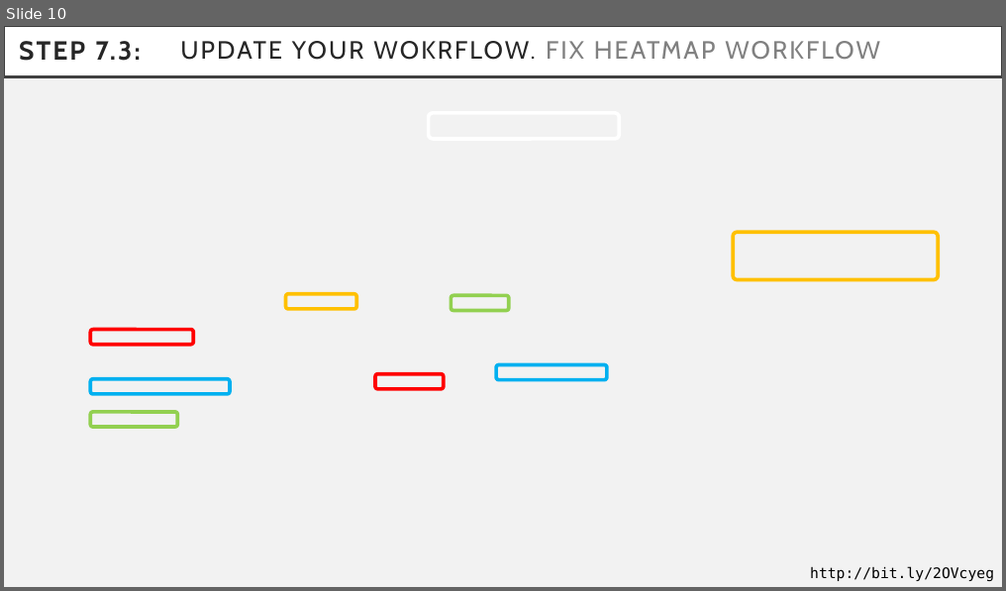
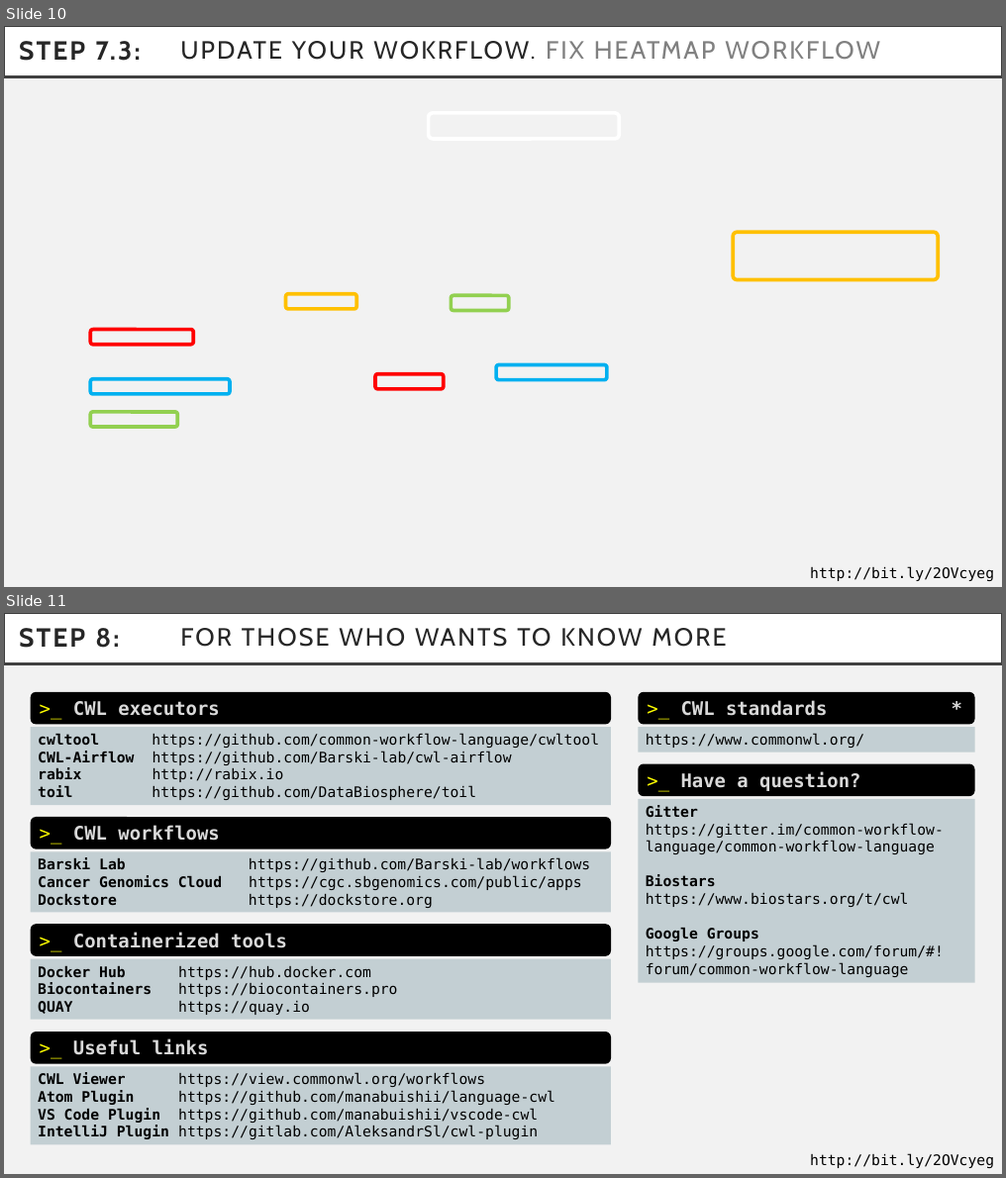
Before and after one commit to michael-kotliar/cwl_training, a slide deck: slides/cwl_workshop.pptx. Shown one above the other, each under a label of ours: slide 10 before the commit, slides 10 and 11 after it. The pictures are 1006x591 and 1006x1178 pixels, drawn with LibreOffice and Linux fonts; fonts in the diff are those of the drawing; background and template pictures are left out. Boxes give left, top, right and bottom in pixels: in the first picture for what was removed or moved away, otherwise in the second. Text is boxed around its words. In the diff, an @@ line names an element or a change of style, - is before the commit and + after.

Commit message:
Update sclides

```diff
--- a/slides/cwl_workshop.pptx
+++ b/slides/cwl_workshop.pptx
@@ slide 11 added at [4, 613, 1002, 1174], background #F2F2F2 @@
@@ title added at [4, 613, 1002, 663], fill #FFFFFF, outline #404040 2.5 pt, 25.2 pt, text #262626, bold @@
+STEP 8:
@@ text added at [180, 628, 726, 647], 24 pt, text #262626 @@
+FOR THOSE WHO WANTS TO KNOW MORE
@@ rounded rectangle added at [30, 692, 611, 725], fill #000000, 18 pt, text #D9D9D9, bold @@
+>_ CWL executors
@@ rounded rectangle added at [638, 692, 975, 725], fill #000000, 18 pt, text #D9D9D9, bold @@
+>_ CWL standards *
@@ rectangle added at [30, 727, 611, 805], fill #C3CFD3, 14 pt, text #000000 @@
+cwltool https://github.com/common-workflow-language/cwltool
+CWL-Airflow https://github.com/Barski-lab/cwl-airflow
+rabix http://rabix.io
+toil https://github.com/DataBiosphere/toil
@@ rectangle added at [638, 727, 975, 753], fill #C3CFD3, 14 pt, text #000000 @@
+https://www.commonwl.org/
@@ rounded rectangle added at [638, 764, 975, 796], fill #000000, 18 pt, text #D9D9D9, bold @@
+>_ Have a question?
@@ rounded rectangle added at [30, 817, 611, 850], fill #000000, 18 pt, text #D9D9D9, bold @@
+>_ CWL workflows
@@ rectangle added at [638, 799, 975, 983], fill #C3CFD3, 14 pt, text #000000 @@
+Gitter
+https://gitter.im/common-workflow-language/common-workflow-language
+Biostars
+https://www.biostars.org/t/cwl
+Google Groups
+https://groups.google.com/forum/#!forum/common-workflow-language
@@ rectangle added at [30, 852, 611, 912], fill #C3CFD3, 14 pt, text #000000 @@
+Barski Lab https://github.com/Barski-lab/workflows
+Cancer Genomics Cloud https://cgc.sbgenomics.com/public/apps
+Dockstore https://dockstore.org
@@ rounded rectangle added at [30, 925, 611, 957], fill #000000, 18 pt, text #D9D9D9, bold @@
+>_ Containerized tools
@@ rectangle added at [30, 959, 611, 1020], fill #C3CFD3, 14 pt, text #000000 @@
+Docker Hub https://hub.docker.com
+Biocontainers https://biocontainers.pro
+QUAY https://quay.io
@@ rounded rectangle added at [30, 1032, 611, 1064], fill #000000, 18 pt, text #D9D9D9, bold @@
+>_ Useful links
@@ rectangle added at [30, 1066, 611, 1145], fill #C3CFD3, 14 pt, text #000000 @@
+CWL Viewer https://view.commonwl.org/workflows
+Atom Plugin https://github.com/manabuishii/language-cwl
+VS Code Plugin https://github.com/manabuishii/vscode-cwl
+IntelliJ Plugin https://gitlab.com/AleksandrSl/cwl-plugin
@@ text added at [810, 1154, 994, 1168], 14 pt, text #000000 @@
+http://bit.ly/2OVcyeg
```
